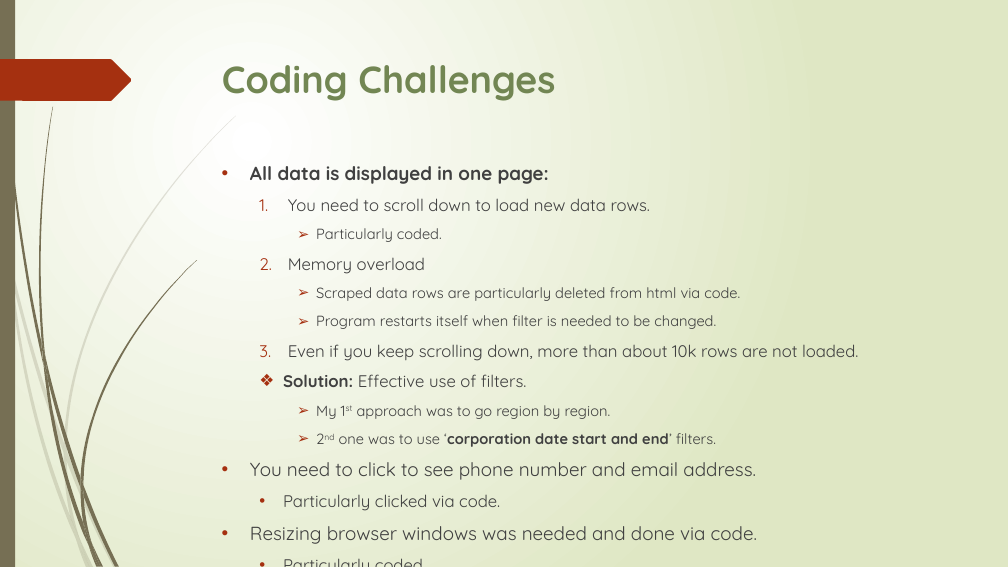
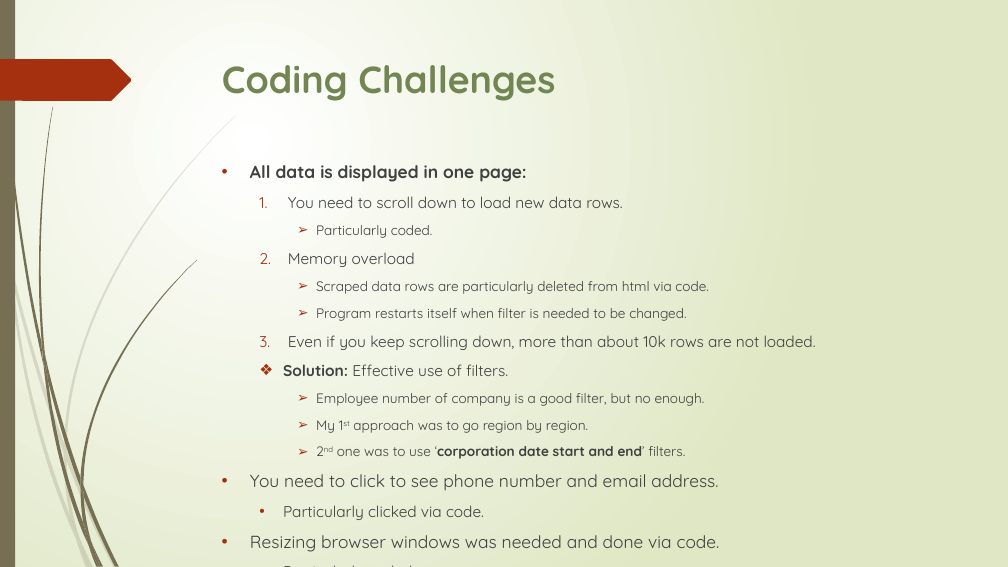
Before and after one commit to storm999/FullyAutomatedDataScrapingToolForInnoscriptaHackathon, a slide deck: slide 3 of data scraping.pptx. Drawn at 1008x567 pixels with LibreOffice and Linux fonts; fonts in the diff are those of the drawing. Boxes give left, top, right and bottom in pixels: in the first picture for what was removed or moved away, otherwise in the second. Text is boxed around its words. In the diff, an @@ line names an element or a change of style, - is before the commit and + after.

Commit message:
slide

```diff
--- a/data scraping.pptx
+++ b/data scraping.pptx
@@ text at (x1=250, y1=165, x2=816, y2=552): size 18 to 16.6 pt in "All data is displayed in one page:", "You need to click to see phone ...", "Resizing browser windows was needed and done ..."; size 16 to 14.8 pt in "You need to scroll down to load ...", "Memory overload", "Even if you keep scrolling down, more ...", "Solution: Effective use of filters." and 2 more places; size 14 to 12.9 pt in "Particularly coded.", "Scraped data rows are particularly deleted from ...", "Program restarts itself when filter is needed ...", "My 1st approach was to go region ..." and 1 more places @@
@@ text at (x1=316, y1=393, x2=705, y2=406): paragraph added @@
+    ➢ Employee number of company is a good filter, but no enough.
```
